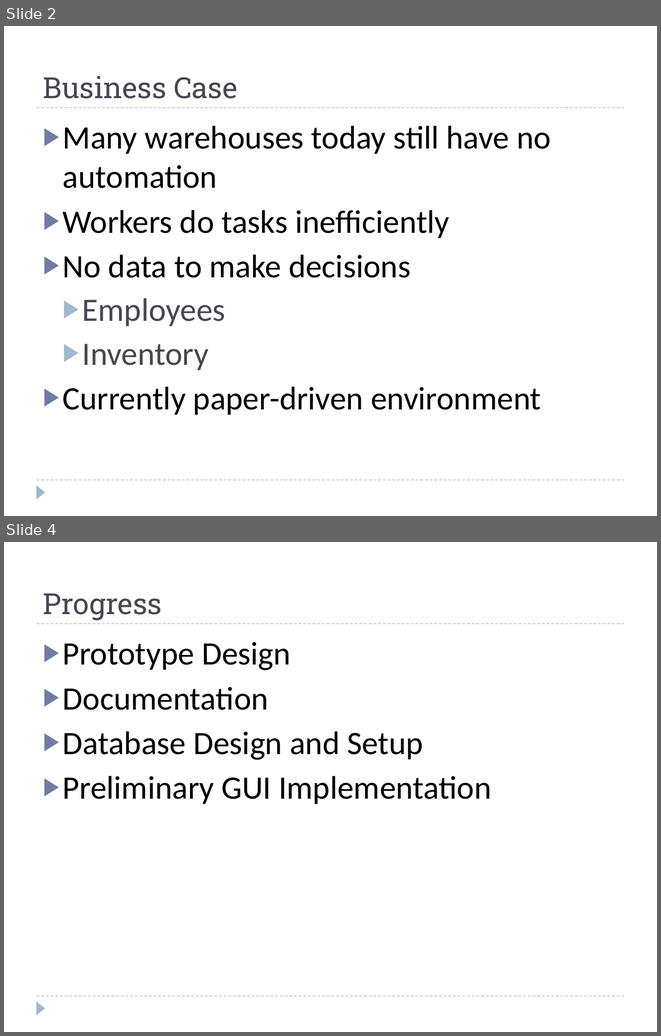
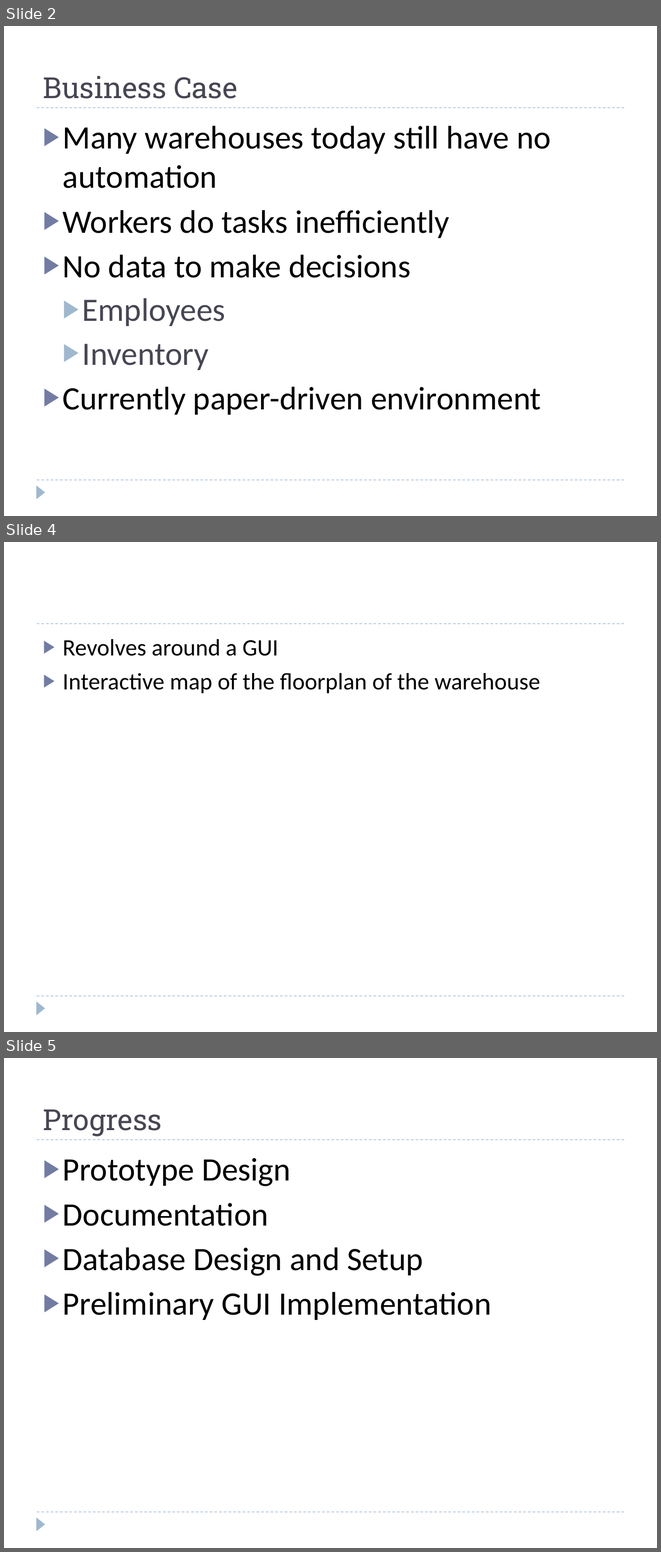
Before and after one commit to mtriff/cmpt370-warehouse, a slide deck: docs/presentation-proposal/group02-proposalPresentation-warehouse.pptx. Shown one above the other, each under a label of ours: slides 2 and 4 before the commit, slides 2, 4 and 5 after it; the slides between them are not shown. The pictures are 661x1036 and 661x1552 pixels, drawn with LibreOffice and Linux fonts; fonts in the diff are those of the drawing. Boxes give left, top, right and bottom in pixels: in the first picture for what was removed or moved away, otherwise in the second. Text is boxed around its words. In the diff, an @@ line names an element or a change of style, - is before the commit and + after.

```diff
--- a/docs/presentation-proposal/group02-proposalPresentation-warehouse.pptx
+++ b/docs/presentation-proposal/group02-proposalPresentation-warehouse.pptx
@@ slide 4 added at box(4, 542, 657, 1032), background #FFFFFF; not listed: 3 template elements that a slide beside it also shows @@
@@ text added at box(63, 639, 540, 694), 26 pt, text #000000 @@
+▶ Revolves around a GUI
+▶ Interactive map of the floorplan of the warehouse
@@ what was slide 4 is now slide 5 @@
```
Also in this commit, not shown: 1 other slide added, 1 slide removed.
